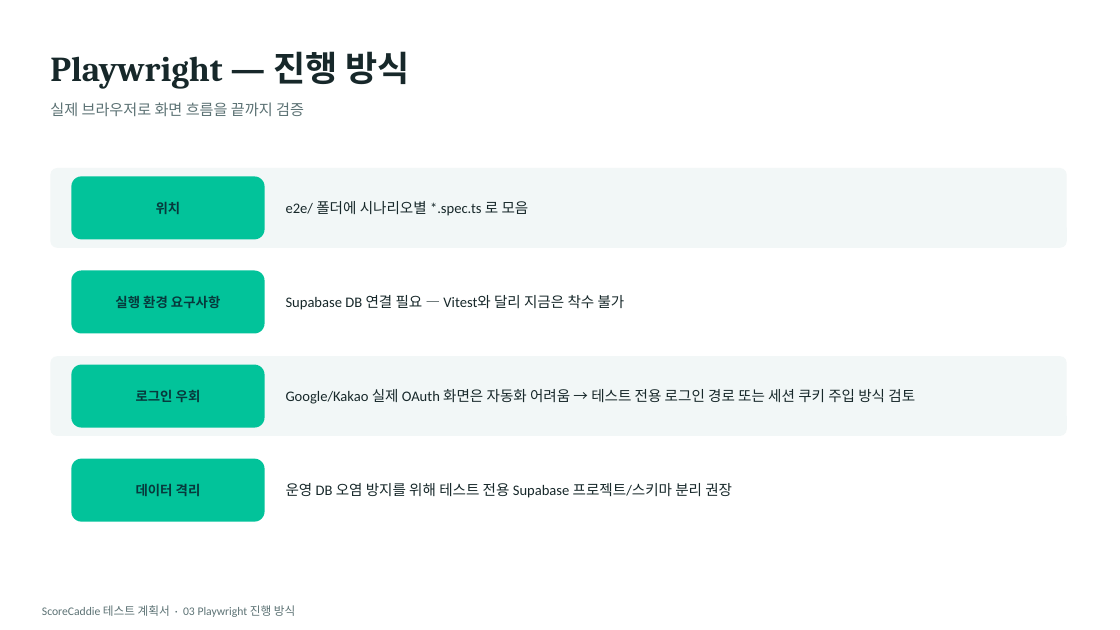
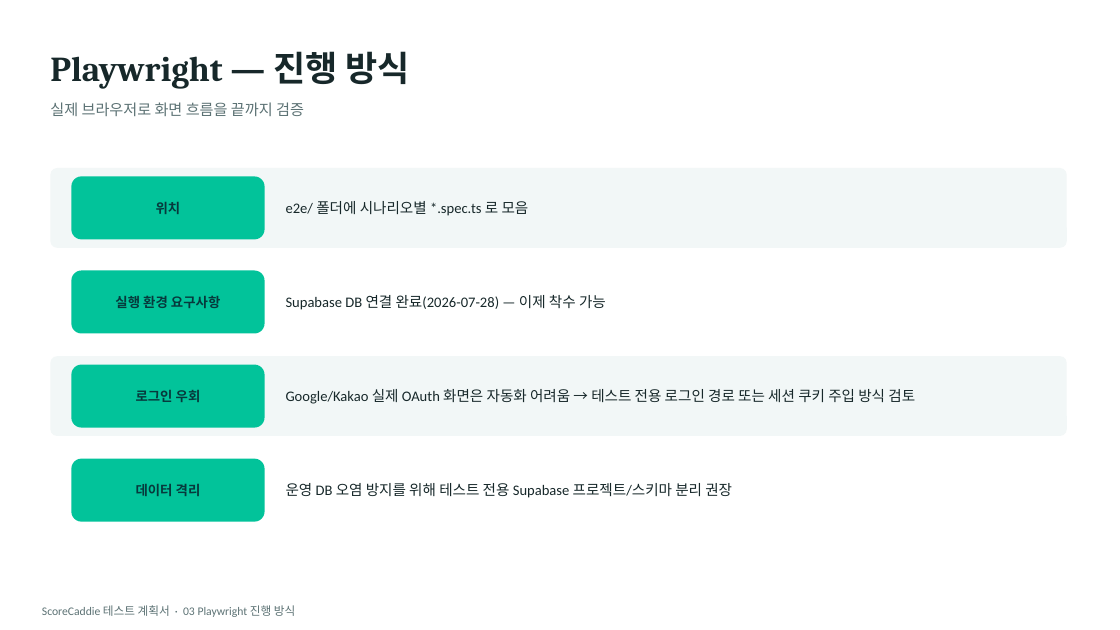
Before and after one commit to haekongpapa/scorecaddie, a slide deck: slide 6 of doc/ScoreCaddie_테스트계획서.pptx. Drawn at 1120x630 pixels with LibreOffice and Linux fonts; fonts in the diff are those of the drawing. Boxes give left, top, right and bottom in pixels: in the first picture for what was removed or moved away, otherwise in the second. Text is boxed around its words. In the diff, an @@ line names an element or a change of style, - is before the commit and + after.

```diff
--- a/doc/ScoreCaddie_테스트계획서.pptx
+++ b/doc/ScoreCaddie_테스트계획서.pptx
@@ text at (286,295,606,310): text changed @@
-Supabase DB 연결 필요 — Vitest와 달리 지금은 착수 불가
+Supabase DB 연결 완료(2026-07-28) — 이제 착수 가능
```
Also in this commit, not shown: 2 other slides changed, 16 other files.
